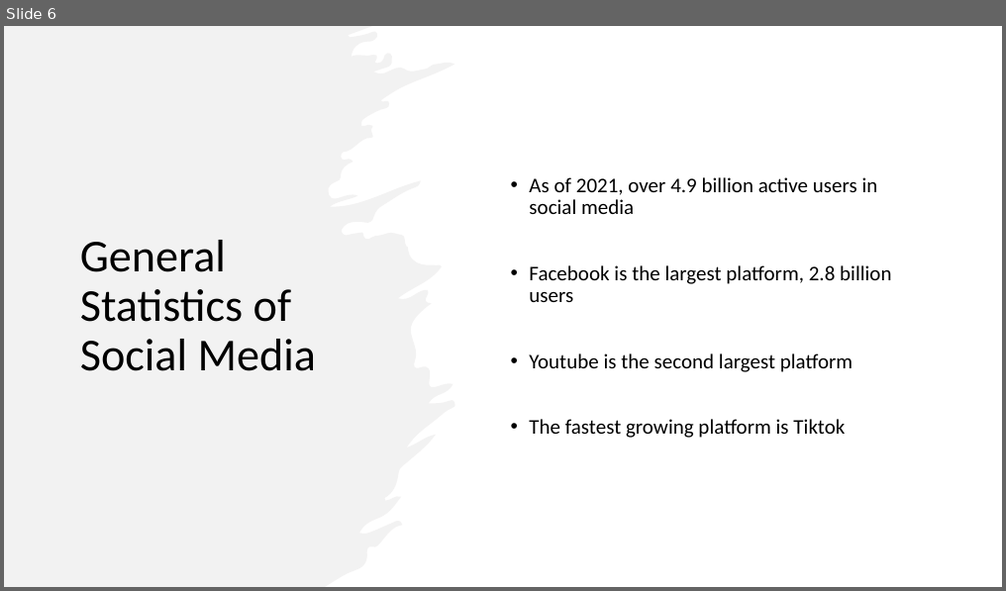
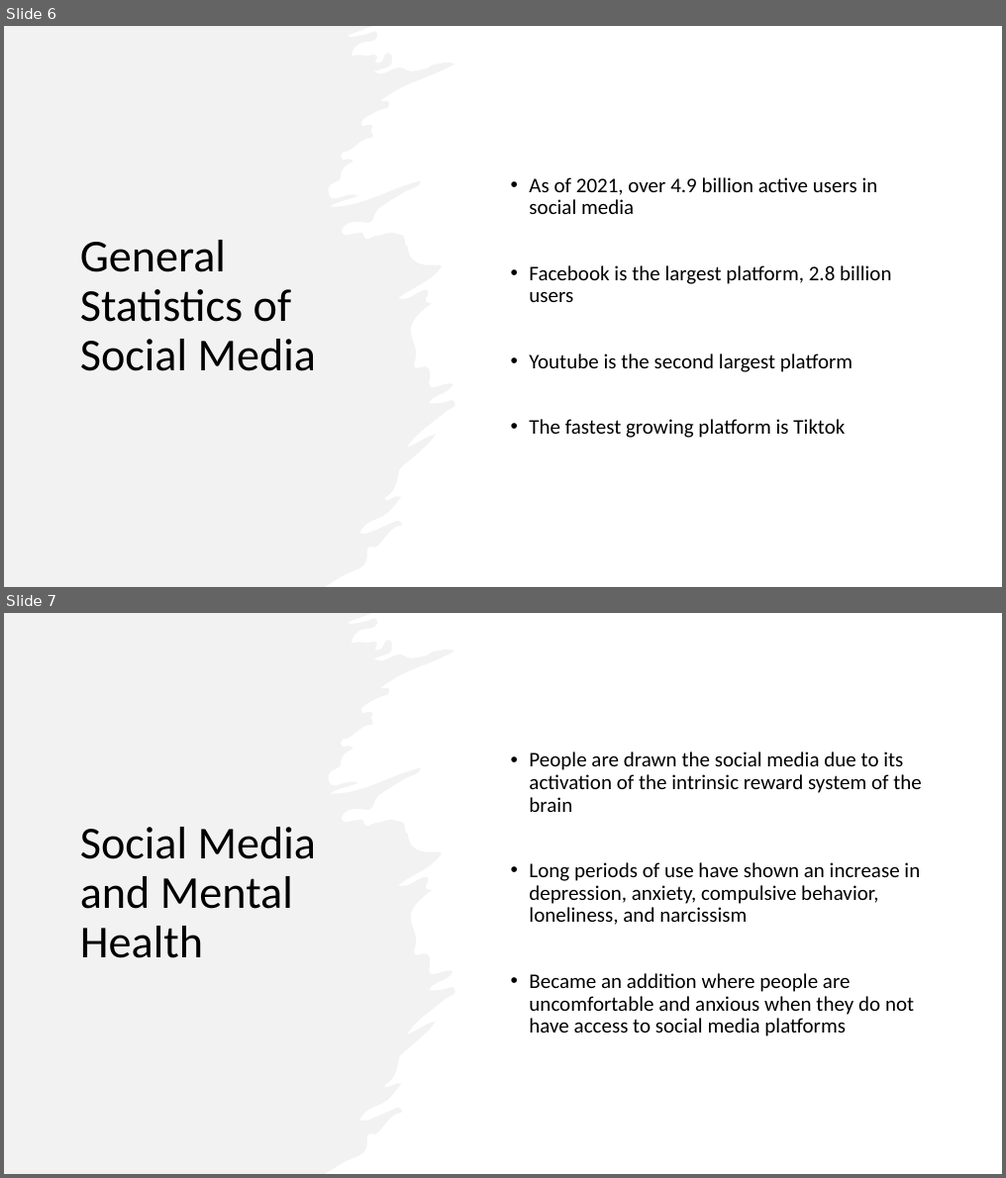
Before and after one commit to Millhouse32/ResearchMethology, a slide deck: Literature-Review/Litature-Review-Slides.pptx. Shown one above the other, each under a label of ours: slide 6 before the commit, slides 6 and 7 after it. The pictures are 1006x591 and 1006x1178 pixels, drawn with LibreOffice and Linux fonts; fonts in the diff are those of the drawing. Boxes give left, top, right and bottom in pixels: in the first picture for what was removed or moved away, otherwise in the second. Text is boxed around its words. In the diff, an @@ line names an element or a change of style, - is before the commit and + after.

Commit message:
update slides

```diff
--- a/Literature-Review/Litature-Review-Slides.pptx
+++ b/Literature-Review/Litature-Review-Slides.pptx
@@ slide 7 added at [4,613,1002,1174], background #FFFFFF @@
@@ freeform shape added at [4,613,455,1174], fill #E7E6E6 at 50% opacity @@
@@ text added at [529,752,922,1037], 20 pt, text #000000 @@
+• People are drawn the social media due to its activation of the intrinsic reward system of the brain
+• Long periods of use have shown an increase in depression, anxiety, compulsive behavior, loneliness, and narcissism
+• Became an addition where people are uncomfortable and anxious when they do not have access to social media platforms
@@ title added at [80,827,316,959], 44 pt, text #000000 @@
+Social Media and Mental Health
```
Also in this commit, not shown: 1 other slide added.
